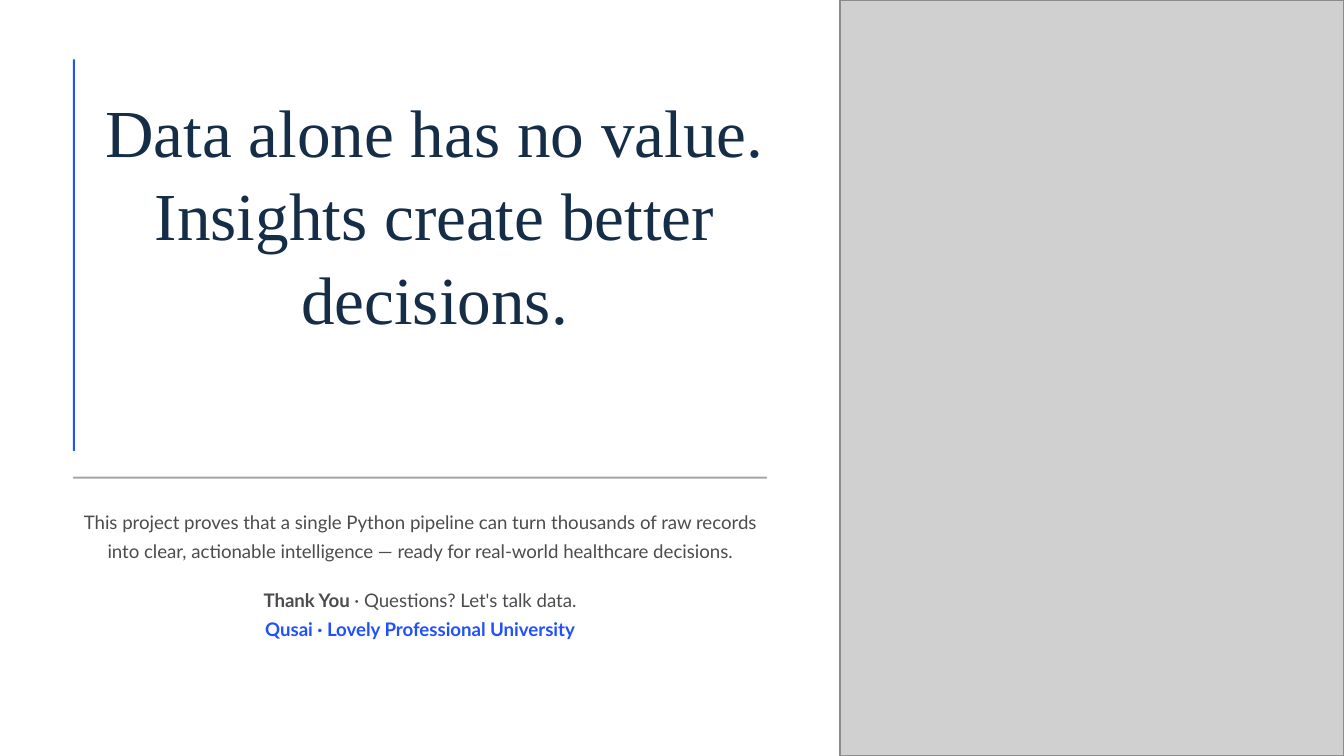
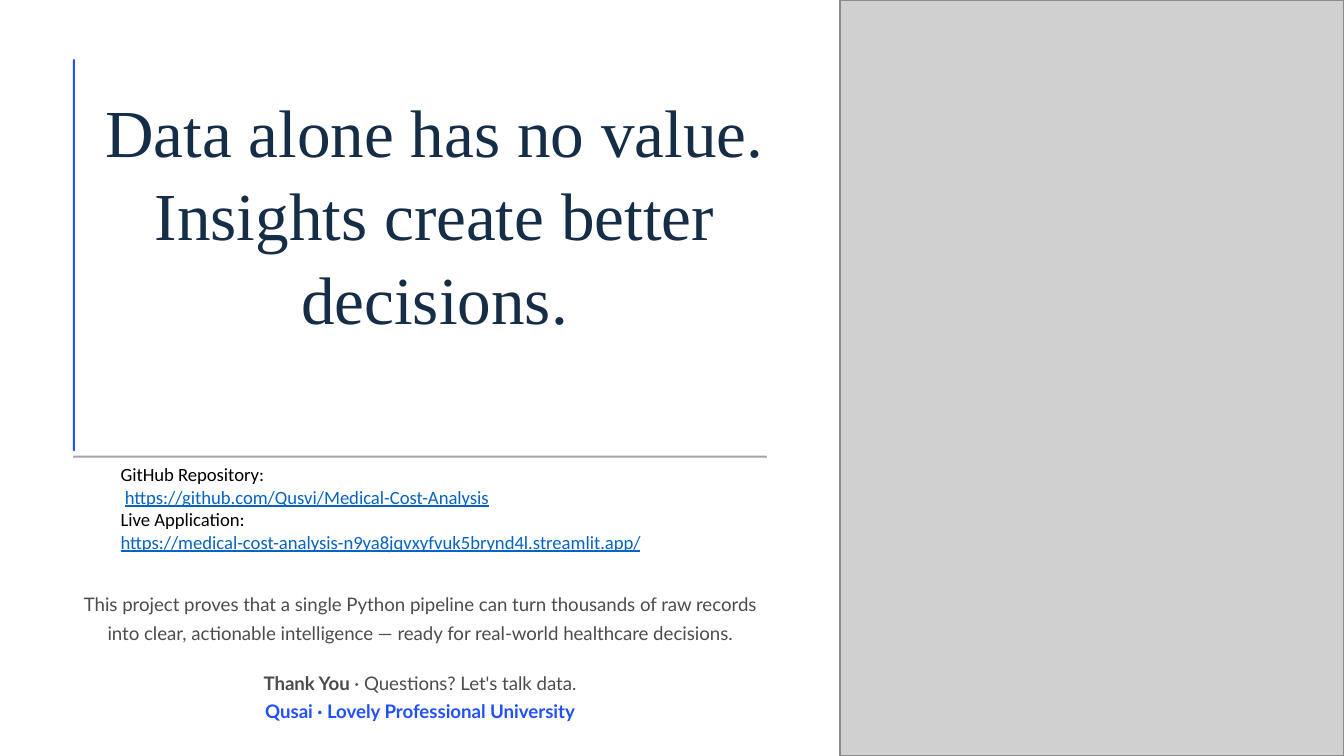
Before and after one commit to Qusvi/Medical-Cost-Analysis, a slide deck: slide 8 of presentation/Medical-Cost-Analysis-and-Visualization-System.pptx. Drawn at 1344x756 pixels with LibreOffice and Linux fonts; fonts in the diff are those of the drawing; grey boxes stand for pictures; background and template pictures are left out. Boxes give left, top, right and bottom in pixels: in the first picture for what was removed or moved away, otherwise in the second. Text is boxed around its words. In the diff, an @@ line names an element or a change of style, - is before the commit and + after.

Commit message:
Final project updates

```diff
--- a/presentation/Medical-Cost-Analysis-and-Visualization-System.pptx
+++ b/presentation/Medical-Cost-Analysis-and-Visualization-System.pptx
@@ rounded rectangle: place and size @@
-rounded rectangle at (73, 477, 766, 480)
+rounded rectangle at (73, 456, 766, 458)
@@ text added at (121, 468, 641, 553), 10 pt, text #0563C1, underline @@
+GitHub Repository:
+https://github.com/Qusvi/Medical-Cost-Analysis
+Live Application:
+https://medical-cost-analysis-n9ya8jqvxyfvuk5brynd4l.streamlit.app/
@@ text "This project proves that a ...": place and size @@
-text "This project proves that a ..." at (84, 515, 756, 639)
+text "This project proves that a ..." at (84, 597, 756, 721)
```
Also in this commit, not shown: 1 other file.
